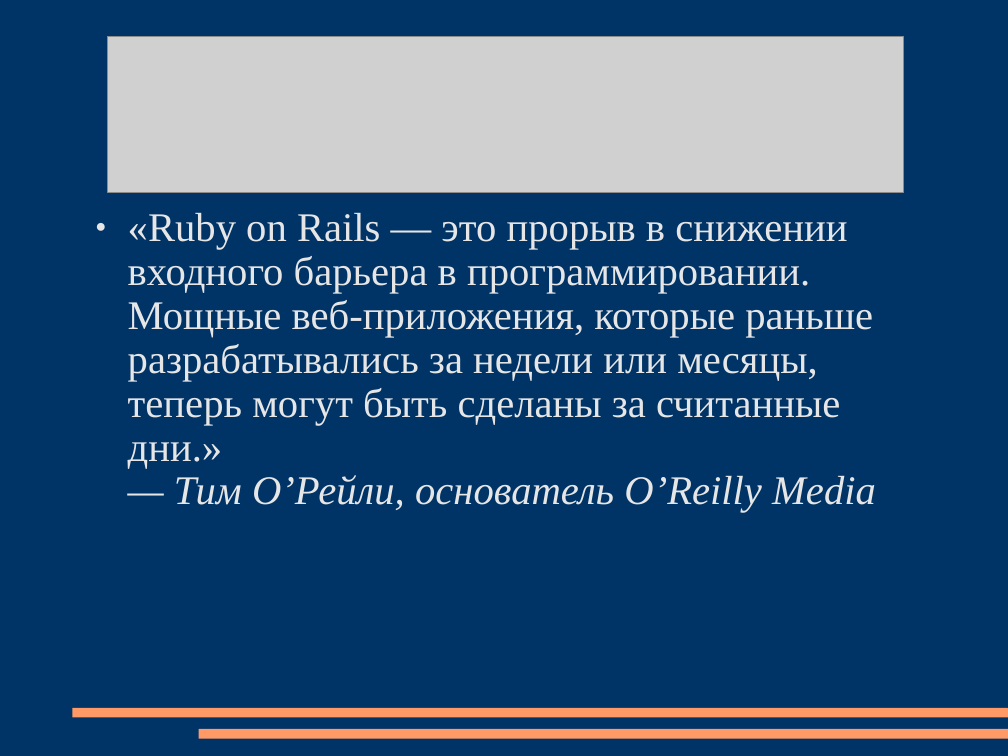
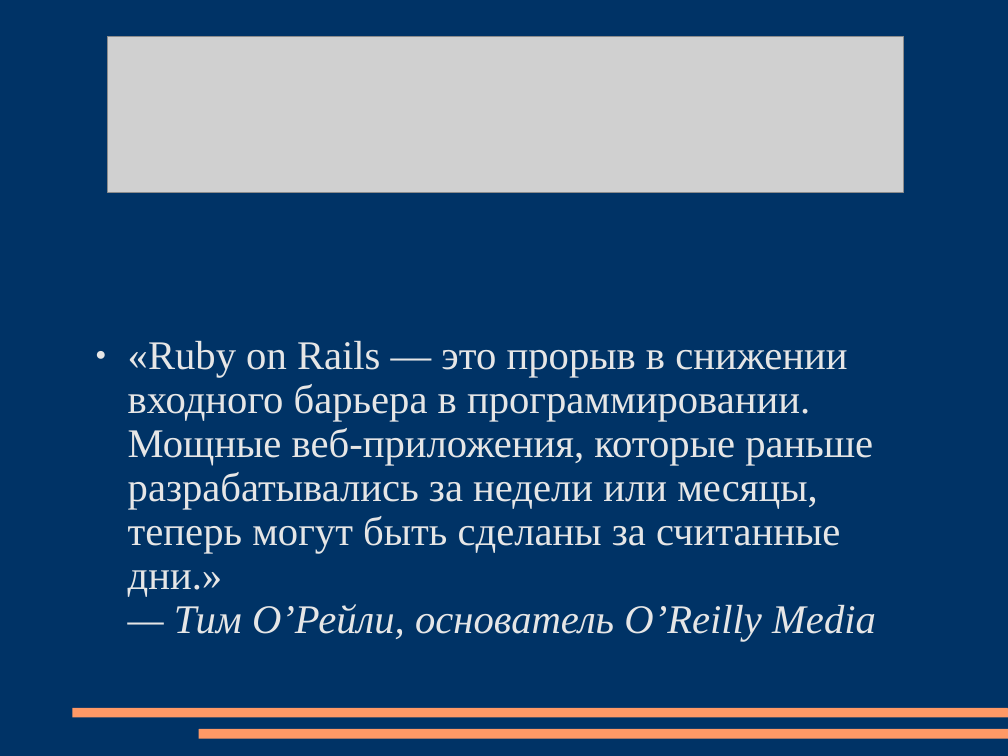
Before and after one commit to sidorovis/restudy, a slide deck: slide 1 of _ООПИС/Lection/rubyonrails.ppt. Drawn at 1008x756 pixels with LibreOffice and Linux fonts; fonts in the diff are those of the drawing; grey boxes stand for pictures. Boxes give left, top, right and bottom in pixels: in the first picture for what was removed or moved away, otherwise in the second. Text is boxed around its words. In the diff, an @@ line names an element or a change of style, - is before the commit and + after.

```diff
--- a/_ООПИС/Lection/rubyonrails.ppt
+++ b/_ООПИС/Lection/rubyonrails.ppt
@@ text "«Ruby on Rails — это ...": place and size @@
-text "«Ruby on Rails — это ..." at box(128, 212, 876, 513)
+text "«Ruby on Rails — это ..." at box(128, 340, 876, 641)
```
Also in this commit, not shown: 5 other slides changed, 7 other files.
